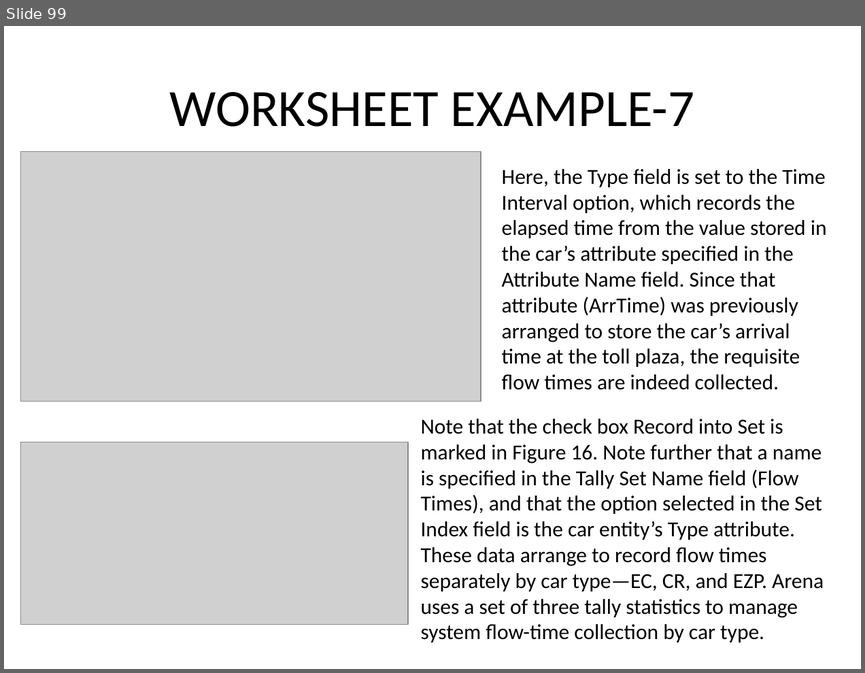
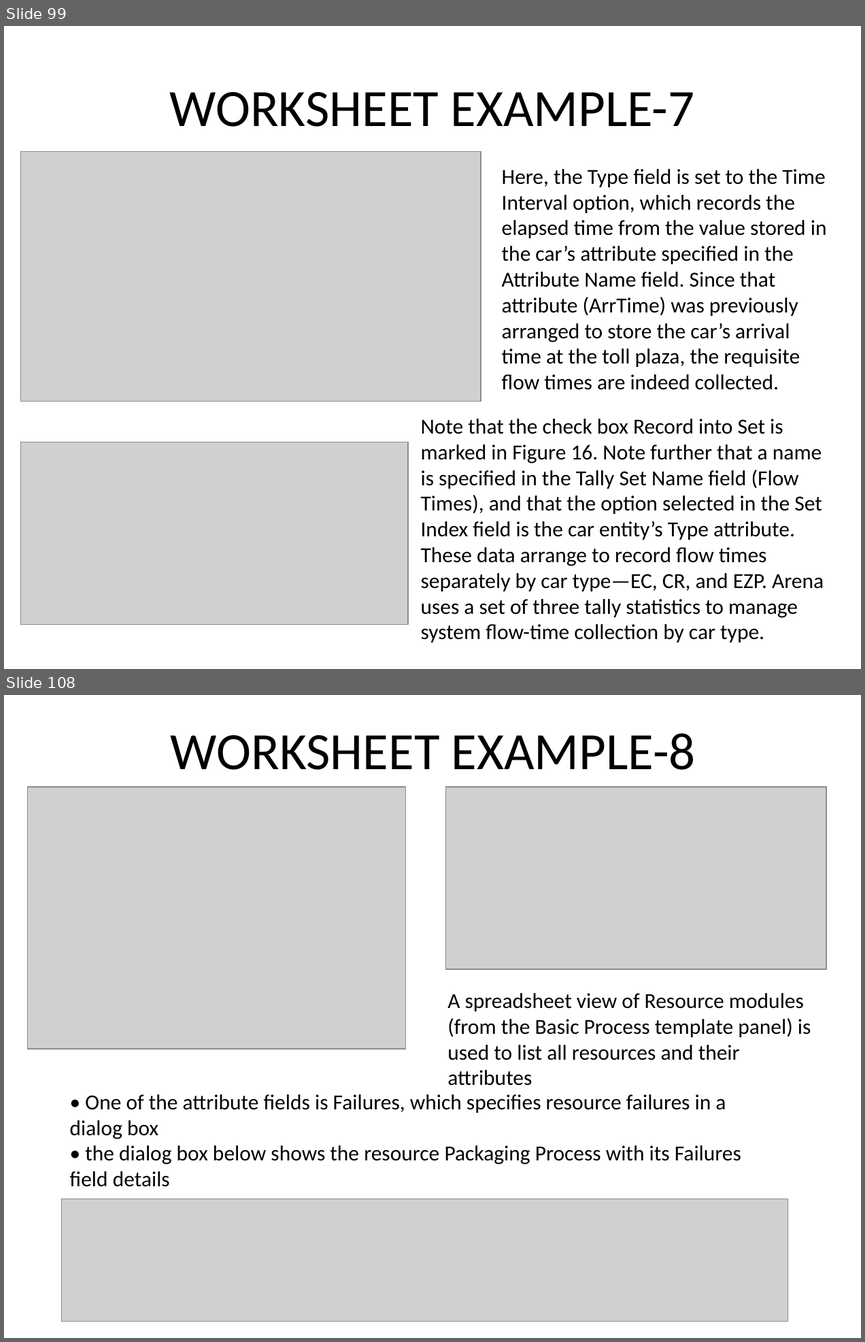
Before and after one commit to maeyler/Simulation, a slide deck: Simulation Works/QUESTIONS.pptx. Shown one above the other, each under a label of ours: slide 99 before the commit, slides 99 and 108 after it; the slides between them are not shown. The pictures are 865x673 and 865x1342 pixels, drawn with LibreOffice and Linux fonts; fonts in the diff are those of the drawing; grey boxes stand for pictures. Boxes give left, top, right and bottom in pixels: in the first picture for what was removed or moved away, otherwise in the second. Text is boxed around its words. In the diff, an @@ line names an element or a change of style, - is before the commit and + after.

```diff
--- a/Simulation Works/QUESTIONS.pptx
+++ b/Simulation Works/QUESTIONS.pptx
@@ slide 108 added at (4, 695, 861, 1338), background #FFFFFF @@
@@ title added at (171, 733, 696, 770), 44 pt, text #000000 @@
+WORKSHEET EXAMPLE-8
@@ picture added at (28, 787, 406, 1048) @@
@@ picture added at (446, 787, 827, 969) @@
@@ text added at (447, 993, 811, 1085), 18 pt, text #000000 @@
+A spreadsheet view of Resource modules (from the Basic Process template panel) is used to list all resources and their attributes
@@ text added at (70, 1094, 741, 1187), 18 pt, text #000000 @@
+• One of the attribute fields is Failures, which specifies resource failures in a dialog box
+• the dialog box below shows the resource Packaging Process with its Failures field details
@@ picture added at (61, 1199, 788, 1321) @@
```
Also in this commit, not shown: 14 other slides added, 2 other files.
